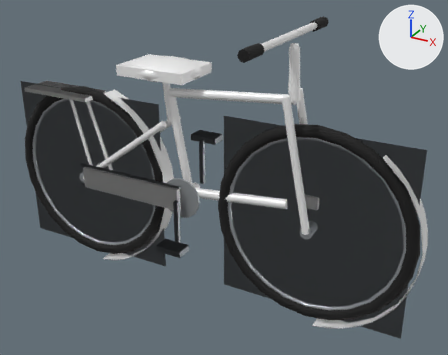
The glTF model models/bicycle.glb as it was, and as the next commit left it.
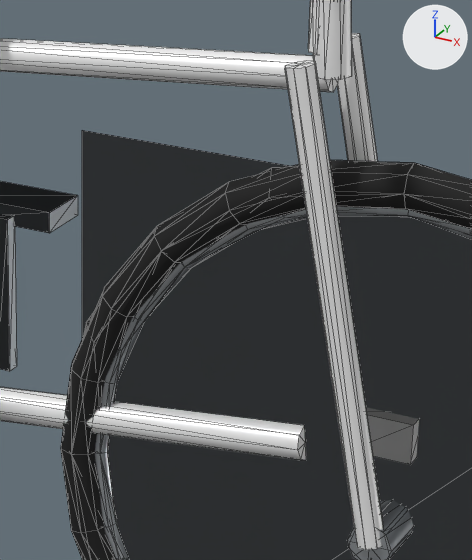
There are two pictures of each version: one whole from a 50 mm camera at (1.04, -1.726, 1.309) aimed at (0.071, 0.036, 0.429), one close up on the part from 45% to 75% of the width and 22% to 67% of the height. Arrows for +X, +Y and +Z are at upper right; the lights stay in place. The last two pictures show the newer version. The close-ups show mesh edges as thin lines. Where no turn or scale is listed for an object, it has been applied to the vertices. Vertices at exactly the same position are counted once.

The first close-up shows 'Bicycle_frame', 'Bicycle_metal', 'Bicycle_metal_Lo', 'Bicycle_spokes_Lo', 'Bicycle_tyres', 'Bicycle_tyres_Lo'.
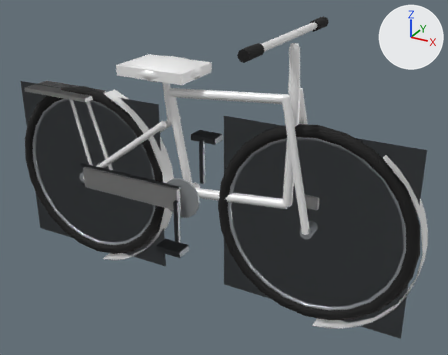
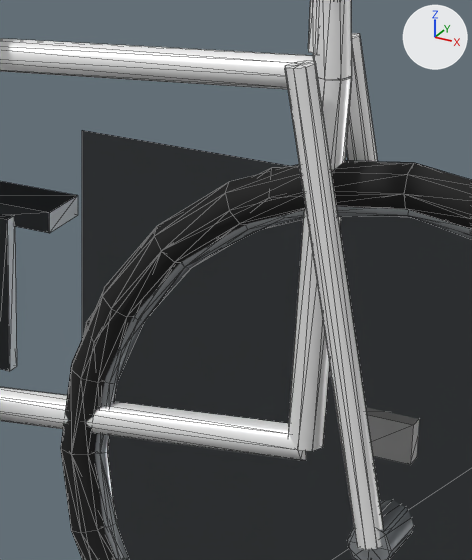
Location of each change, [x1, y1, x2, y2] in pixels of the close-ups (472 x 560 px):
part 1 of me_mesh_0, built on: before [0, 0, 352, 90]; after [0, 0, 352, 451]

The edits, one by one:
me_mesh_0 is used by ob_bicycle_frame; location (0.0, 0.0, 0.0).
me_mesh_0 had 481 vertices, 788 faces and spanned x -0.75..0.78, y -0.28..0.28, z -0.02..0.96.
me_mesh_0 now has 496 vertices, 820 faces and spans x -0.75..0.78, y -0.28..0.28, z -0.02..0.96.
Part 1, on me_mesh_0:
34 faces are deleted.
1 vertex is added at (0.33, 0.0, 0.4).
8 new vertices lie (-0.01, 0.0, -0.36) away from vertices in x 0.32..0.36, y -0.02..0.02, z 0.76.
6 new vertices lie (0.01, 0.0, -0.16) away from vertices in x 0.31..0.35, y -0.01..0.01, z 0.92.
66 new faces join them.
